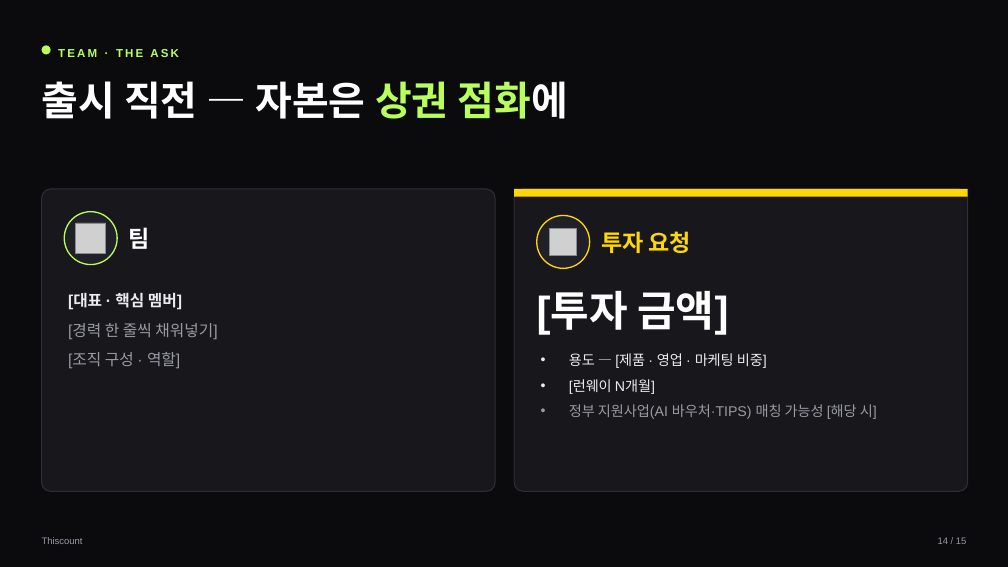
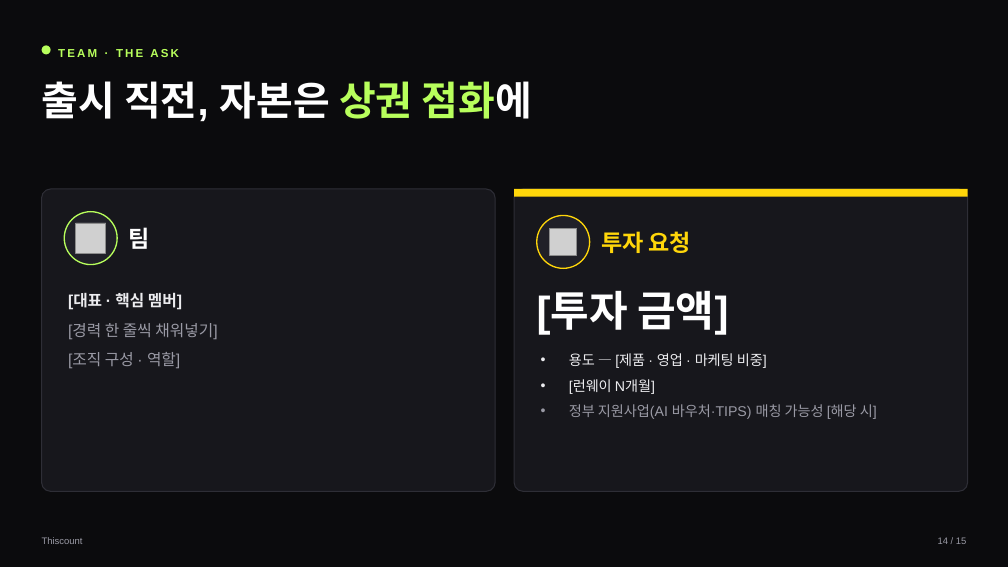
Before and after one commit to shimyup/thiscount, a slide deck: slide 14 of docs/ir_deck_build/Thiscount_IR_Deck_KO.pptx. Drawn at 1008x567 pixels with LibreOffice and Linux fonts; fonts in the diff are those of the drawing; grey boxes stand for pictures. Boxes give left, top, right and bottom in pixels: in the first picture for what was removed or moved away, otherwise in the second. Text is boxed around its words. In the diff, an @@ line names an element or a change of style, - is before the commit and + after.

```diff
--- a/docs/ir_deck_build/Thiscount_IR_Deck_KO.pptx
+++ b/docs/ir_deck_build/Thiscount_IR_Deck_KO.pptx
@@ text at box(42, 81, 532, 122): text changed @@
-출시 직전 — 자본은 상권 점화에
+출시 직전, 자본은 상권 점화에
```
Also in this commit, not shown: 7 other slides changed, 19 other files.
